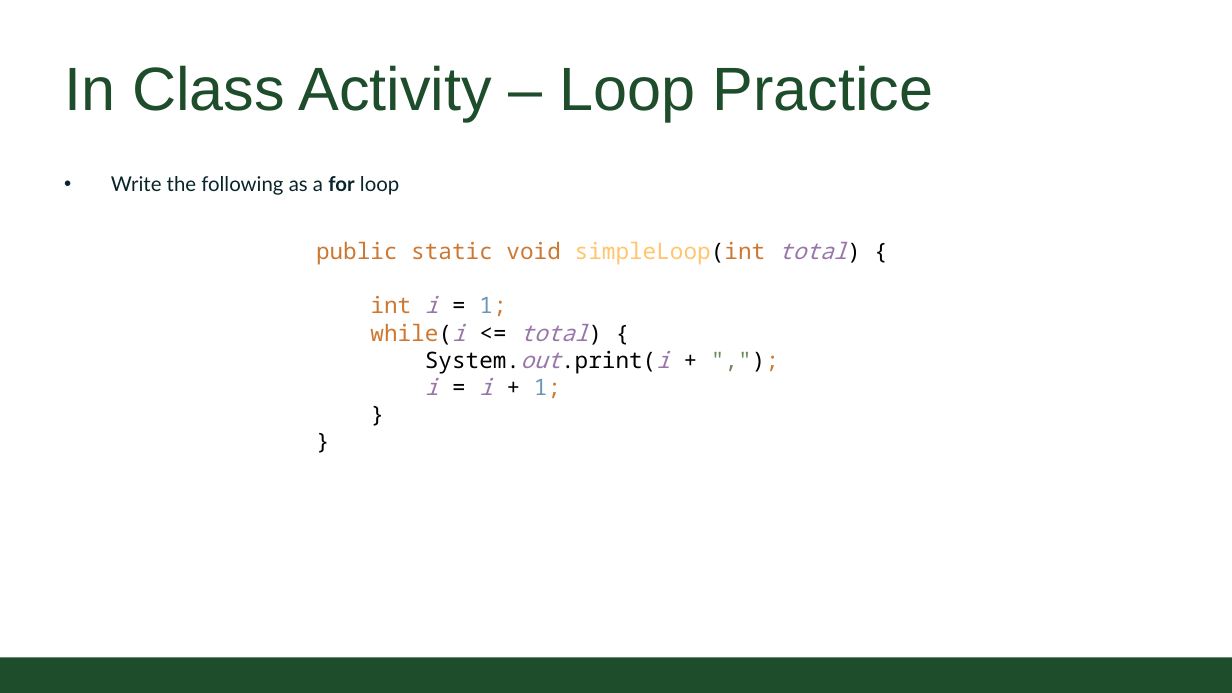
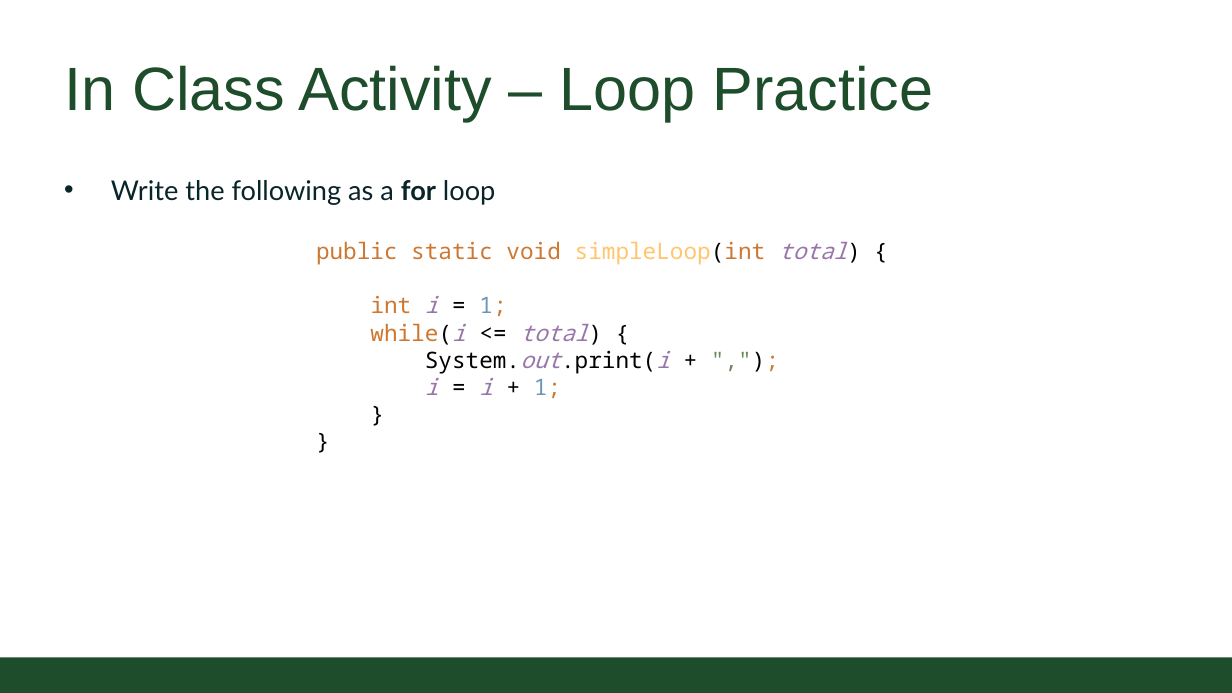
Before and after one commit to CSU-CompSci-CS163-4/Handouts, a slide deck: slide 13 of slides/On-Campus/03_02_Loops.pptx. Drawn at 1232x693 pixels with LibreOffice and Linux fonts; fonts in the diff are those of the drawing; background and template pictures are left out. Boxes give left, top, right and bottom in pixels: in the first picture for what was removed or moved away, otherwise in the second. Text is boxed around its words. In the diff, an @@ line names an element or a change of style, - is before the commit and + after.

```diff
--- a/slides/On-Campus/03_02_Loops.pptx
+++ b/slides/On-Campus/03_02_Loops.pptx
@@ text "Write the following as a ..." at (111, 180, 495, 205): size 18 to 24 pt @@
```
Also in this commit, not shown: 7 other slides changed.
